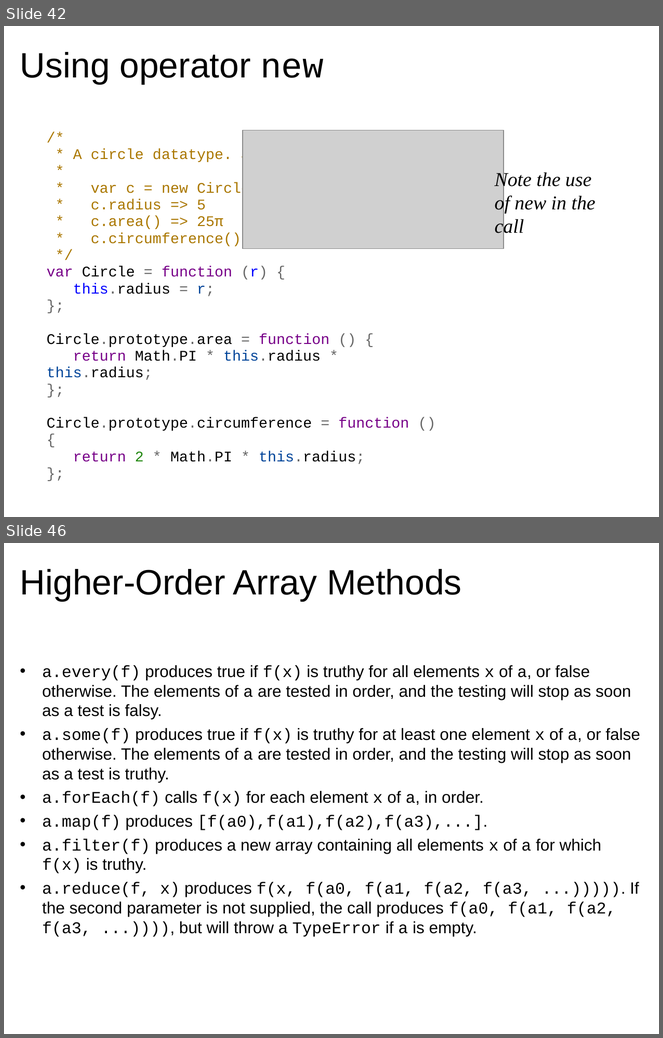
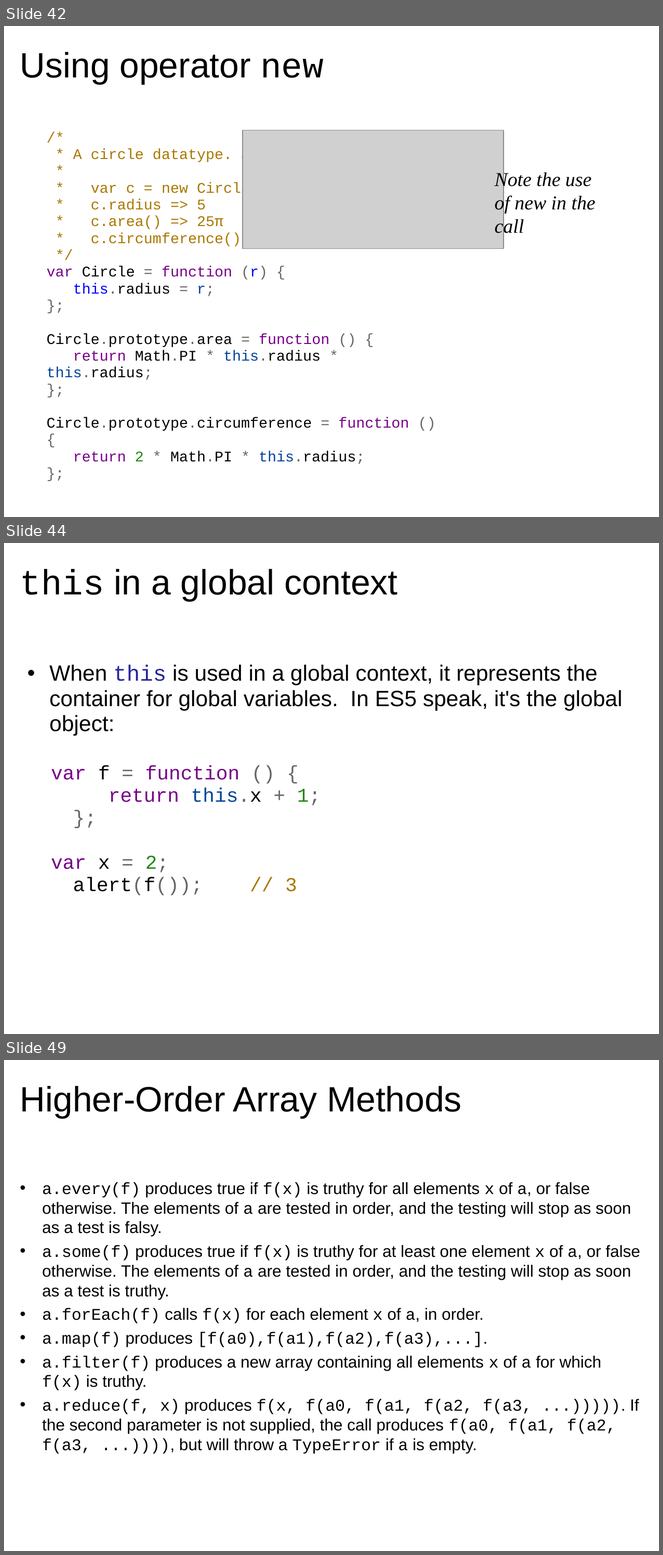
Before and after one commit to dondi/javascript-book, a slide deck: presentations/Chapter_5_Presentation.ppt. Shown one above the other, each under a label of ours: slides 42 and 46 before the commit, slides 42, 44 and 49 after it; the slides between them are not shown. The pictures are 663x1038 and 663x1555 pixels, drawn with LibreOffice and Linux fonts; fonts in the diff are those of the drawing; grey boxes stand for pictures; background and template pictures are left out. Boxes give left, top, right and bottom in pixels: in the first picture for what was removed or moved away, otherwise in the second. Text is boxed around its words. In the diff, an @@ line names an element or a change of style, - is before the commit and + after.

```diff
--- a/presentations/Chapter_5_Presentation.ppt
+++ b/presentations/Chapter_5_Presentation.ppt
@@ slide 44 added at (4,543,659,1034), background picture (left out) @@
@@ title added at (20,569,398,601), 43 pt, text #000000 @@
+this in a global context
@@ text added at (49,665,623,896), 27 pt, text #000000 @@
+  • When this is used in a global context, it represents the container for global variables. In ES5 speak, it's the global object:
+  var f = function () {
+  return this.x + 1;
+  };
+  var x = 2;
+  alert(f()); // 3
@@ what was slide 46 is now slide 49 @@
```
Also in this commit, not shown: 2 slides changed, 4 other slides added, 2 slides removed.
